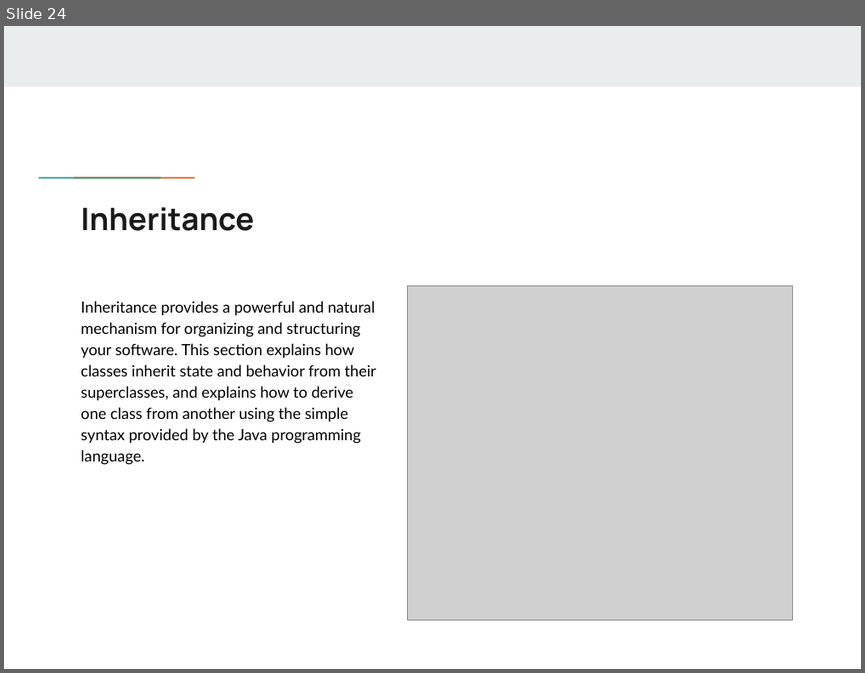
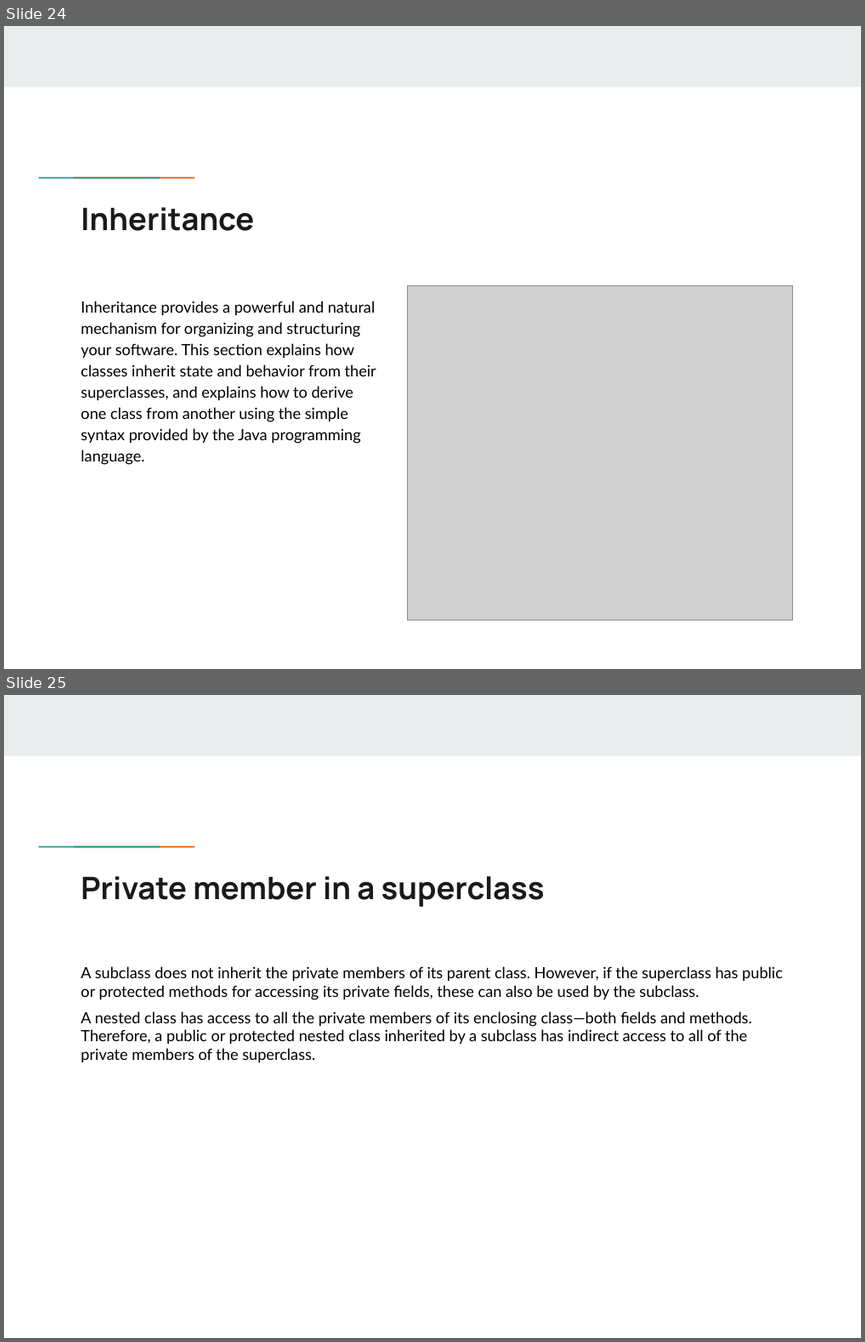
Before and after one commit to flyworker/java-workshop, a slide deck: JavaSE.pptx. Shown one above the other, each under a label of ours: slide 24 before the commit, slides 24 and 25 after it. The pictures are 865x673 and 865x1342 pixels, drawn with LibreOffice and Linux fonts; fonts in the diff are those of the drawing; grey boxes stand for pictures; background and template pictures are left out. Boxes give left, top, right and bottom in pixels: in the first picture for what was removed or moved away, otherwise in the second. Text is boxed around its words. In the diff, an @@ line names an element or a change of style, - is before the commit and + after.

```diff
--- a/JavaSE.pptx
+++ b/JavaSE.pptx
@@ slide 25 added at (x1=4, y1=695, x2=861, y2=1338), background #FFFFFF; not listed: 3 template elements that a slide beside it also shows @@
@@ title added at (x1=80, y1=876, x2=545, y2=907), 26 pt, text #1A1A1A, bold @@
+Private member in a superclass
@@ text added at (x1=80, y1=966, x2=783, y2=1062), 13 pt, text #000000 @@
+A subclass does not inherit the private members of its parent class. However, if the superclass has public or protected methods for accessing its private fields, these can also be used by the subclass.
+A nested class has access to all the private members of its enclosing class—both fields and methods. Therefore, a public or protected nested class inherited by a subclass has indirect access to all of the private members of the superclass.
```
Also in this commit, not shown: 1 slide changed, 23 other slides added, 1 slide removed.
